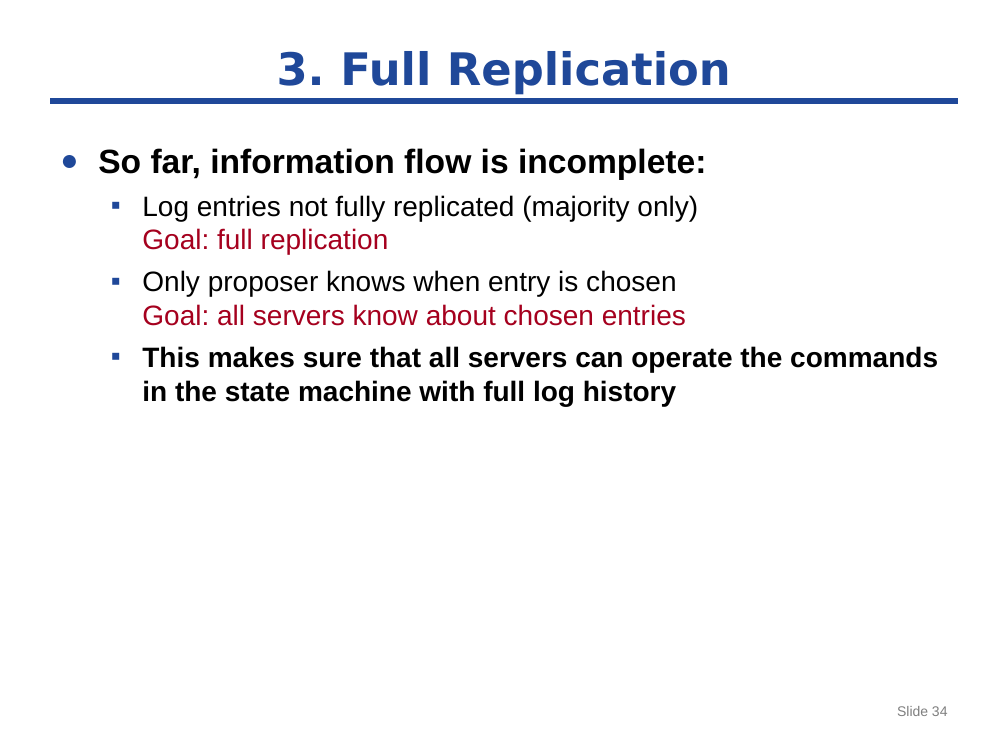
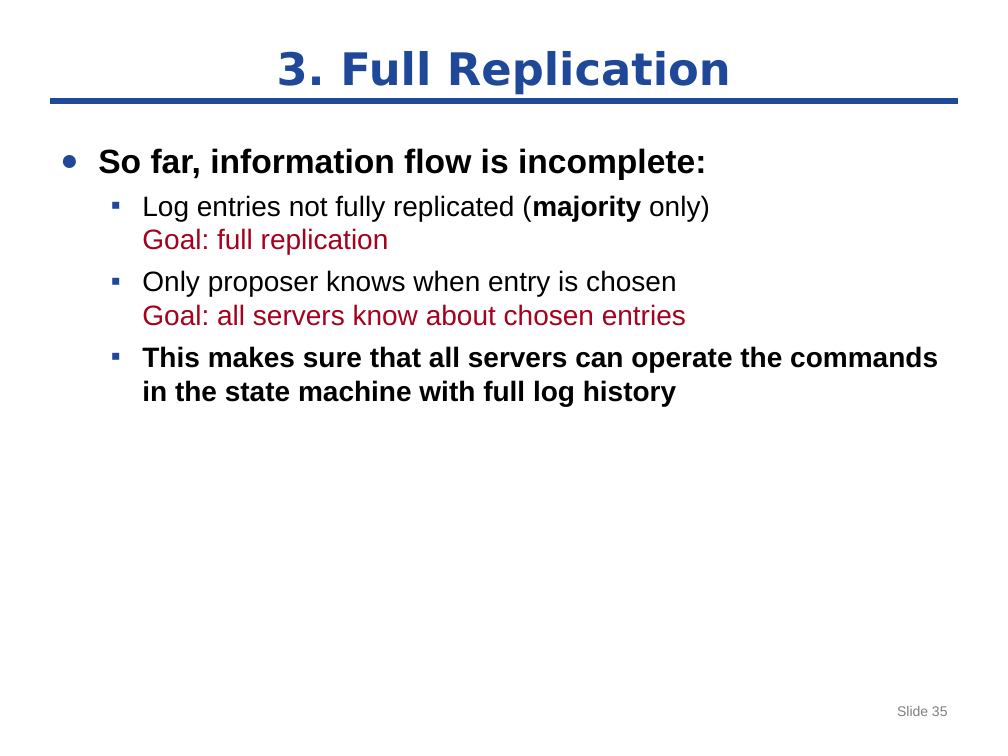
Before and after one commit to byshen/cse291_dependable_system, a slide deck: slide 35 of paxos/paxos-291.pptx (slide 34 before the commit). Drawn at 1008x756 pixels with LibreOffice and Linux fonts; fonts in the diff are those of the drawing. Boxes give left, top, right and bottom in pixels: in the first picture for what was removed or moved away, otherwise in the second. Text is boxed around its words. In the diff, an @@ line names an element or a change of style, - is before the commit and + after.

```diff
--- a/paxos/paxos-291.pptx
+++ b/paxos/paxos-291.pptx
@@ text at (142, 195, 710, 254): bold on in "(majority" @@
@@ page number at (897, 706, 948, 716): text changed @@
-Slide 34
+Slide 35
```
Also in this commit, not shown: 7 other slides changed, 5 slides added.
